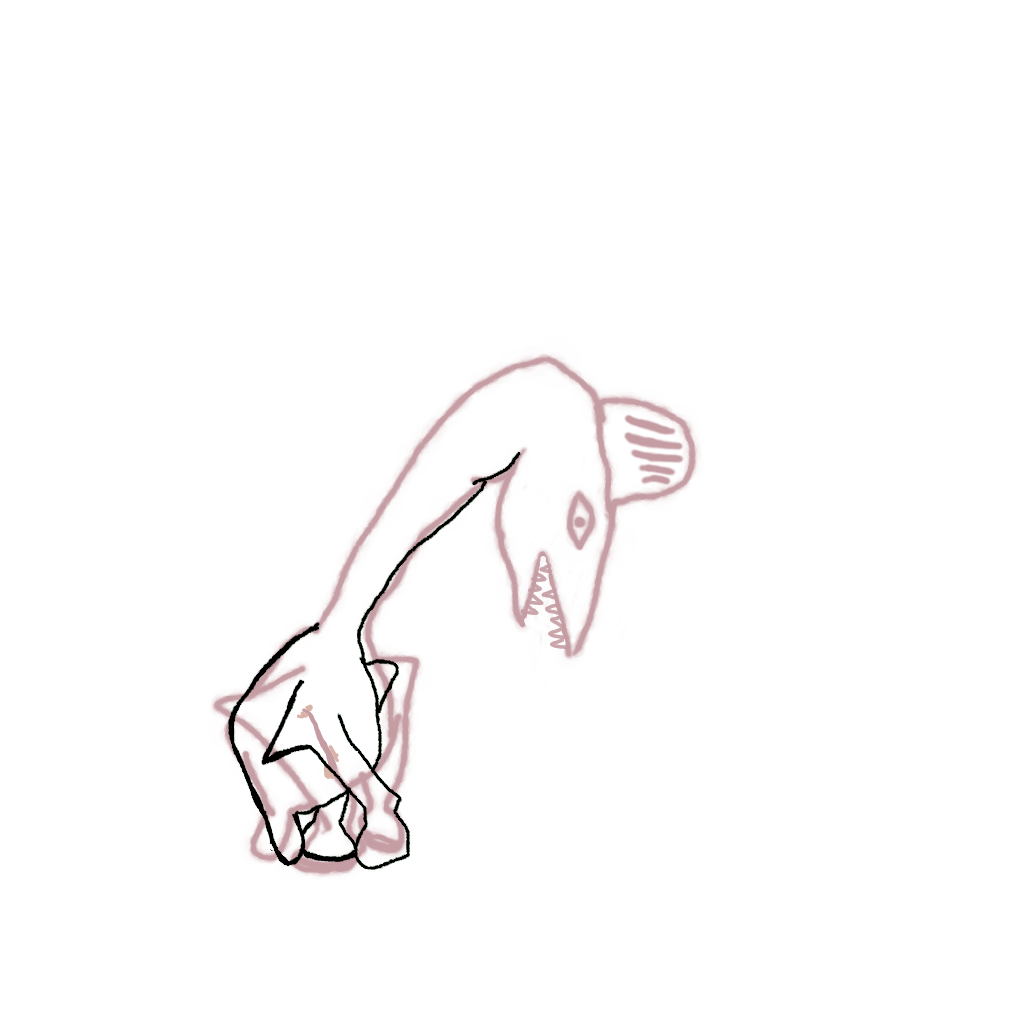
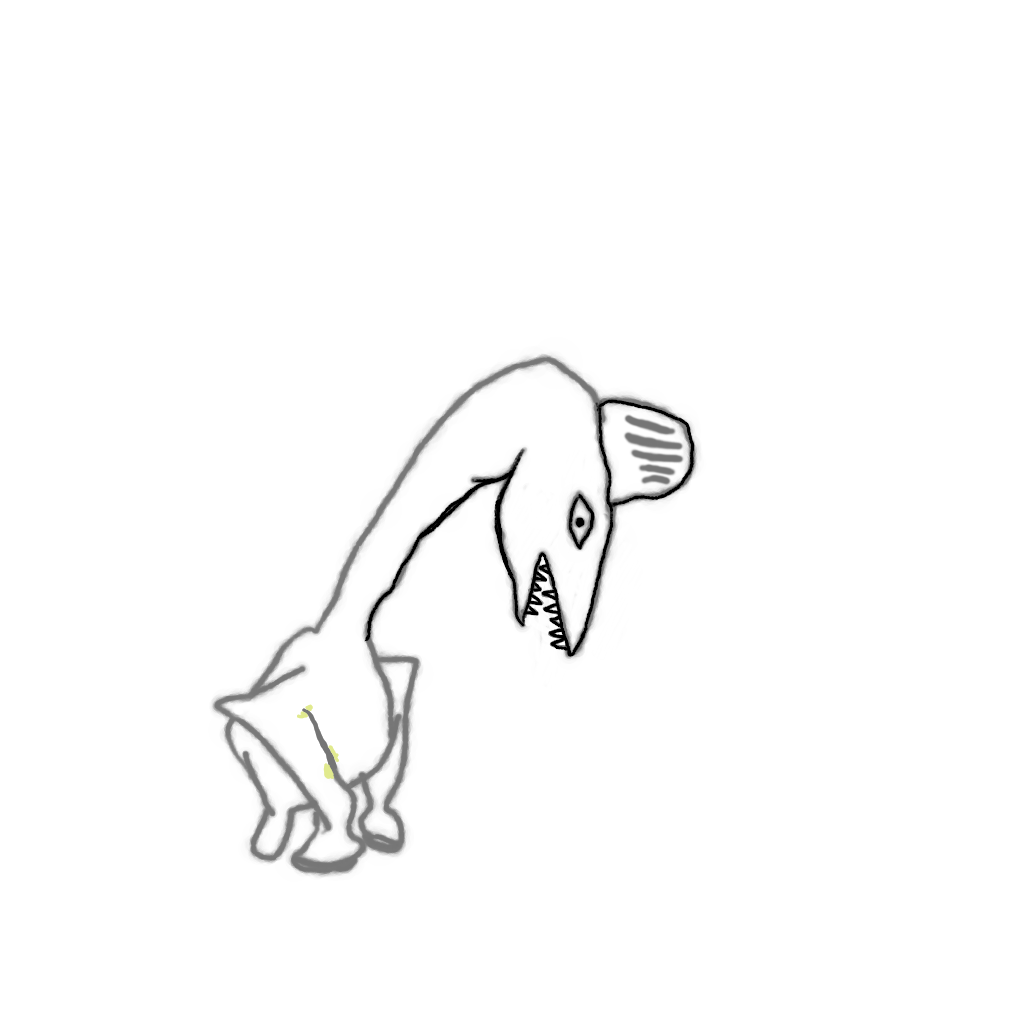
Before/after of a 1024px x 1024px layered artwork. What changed in the layer stack:
added layer "lineart 3" above "lineart 2" over [left=320, top=384, right=702, bottom=704]
"lineart 2": opacity 100% → 54%, painted on it over [left=210, top=351, right=702, bottom=879]
